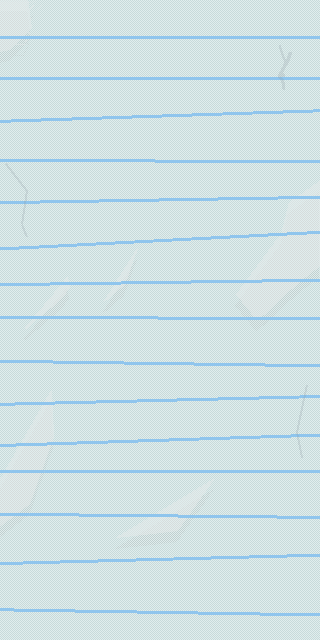
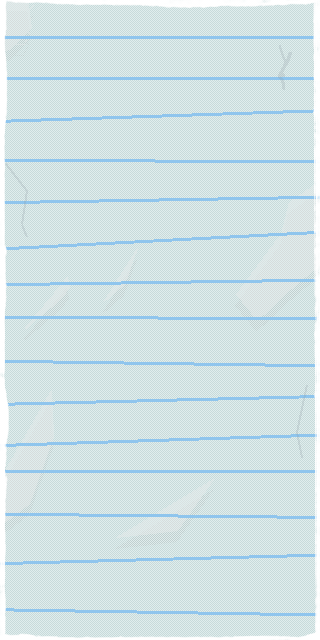
Revision of a layered 320x640 image; what changed, layer by layer:
added group "Group 5" with 5 layers above "Background" over [0, 0, 320, 640]
moved "Paint Layer 3" into group "Group 5" over [0, 0, 320, 512]
moved "Paint Layer 2" into group "Group 5", painted on it over [0, 0, 320, 640]
moved "Paint Layer 4" into group "Group 5" over [0, 0, 320, 576]
moved "Copy of Paint Layer 4" into group "Group 5", painted on it over [0, 0, 320, 640]
moved "Paint Layer 1" into group "Group 5" over [0, 0, 320, 640]